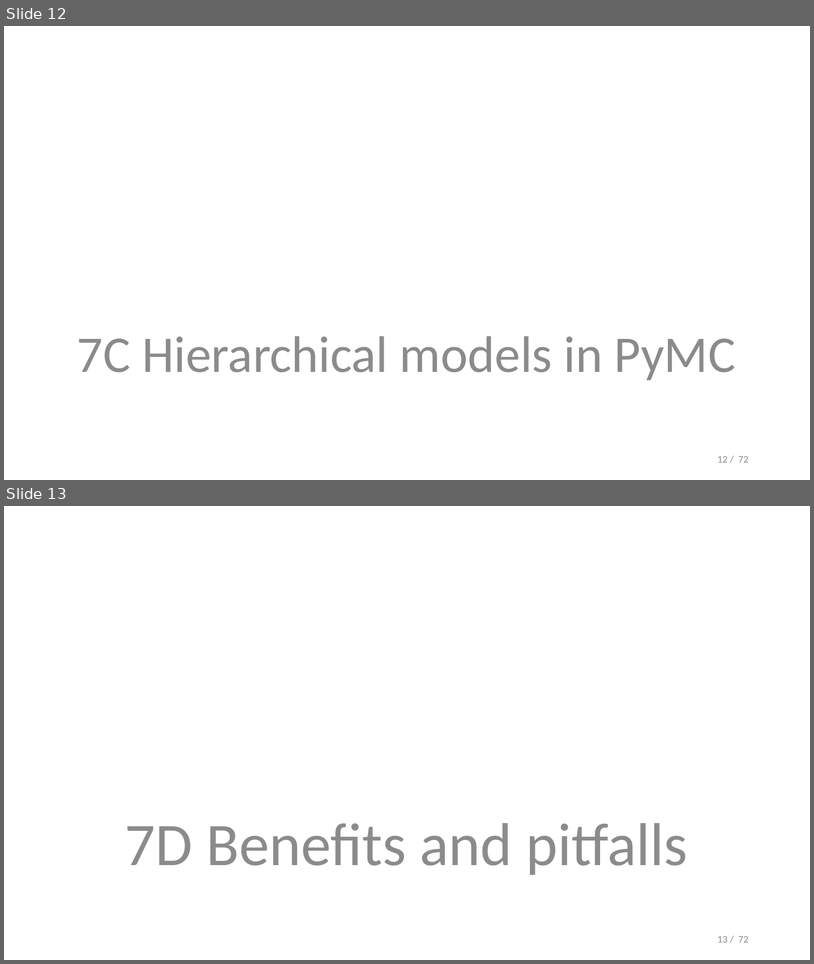
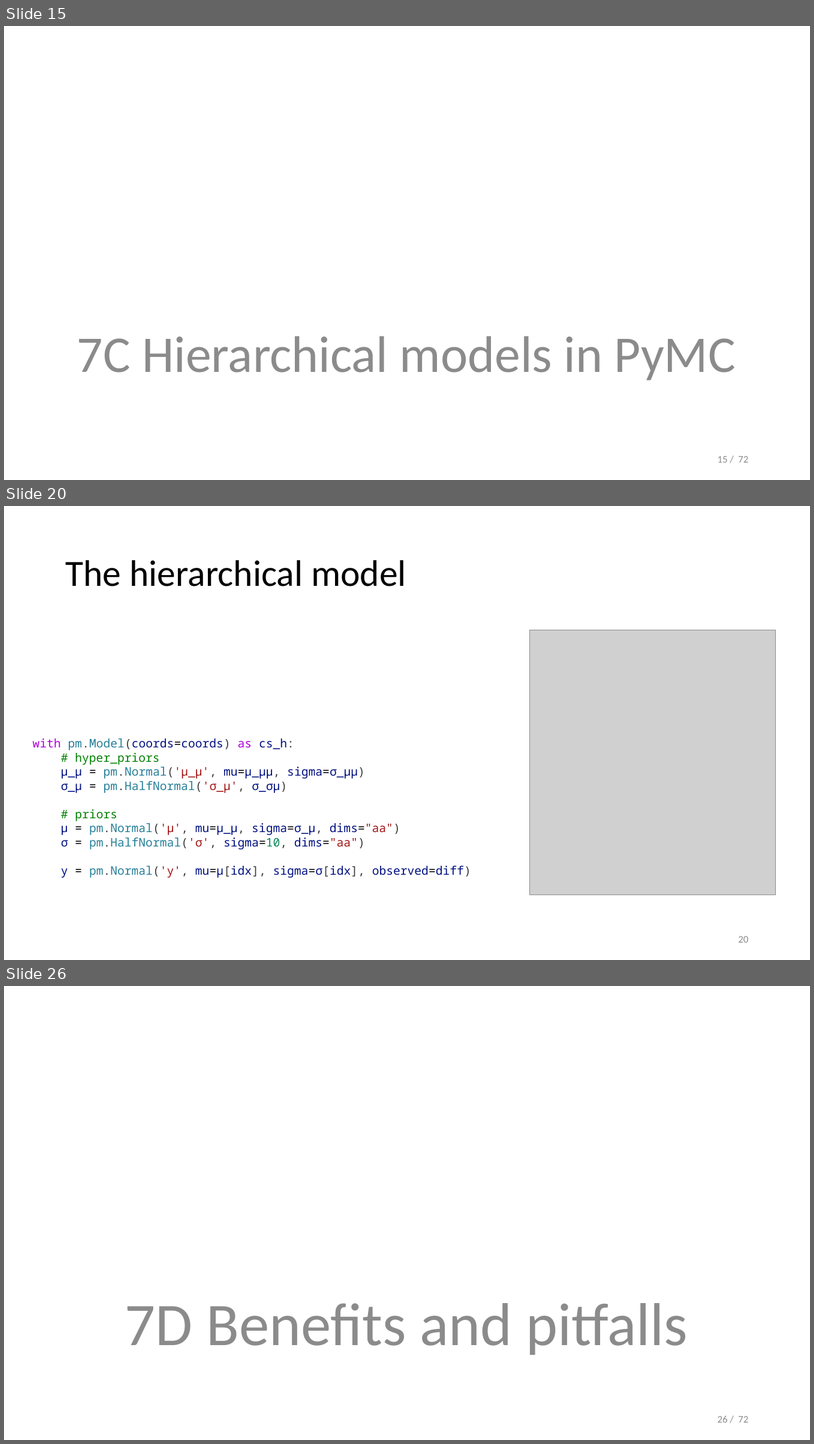
Before and after one commit to opherdonchin/StatisticalComputationAndAnalysis, a slide deck: Lectures/Lecture 7 Hierarchial models.pptx. Shown one above the other, each under a label of ours: slides 12 and 13 before the commit, slides 15, 20 and 26 after it; the slides between them are not shown. The pictures are 814x964 and 814x1444 pixels, drawn with LibreOffice and Linux fonts; fonts in the diff are those of the drawing; grey boxes stand for pictures. Boxes give left, top, right and bottom in pixels: in the first picture for what was removed or moved away, otherwise in the second. Text is boxed around its words. In the diff, an @@ line names an element or a change of style, - is before the commit and + after.

```diff
--- a/Lectures/Lecture 7 Hierarchial models.pptx
+++ b/Lectures/Lecture 7 Hierarchial models.pptx
@@ slide 20 added at [4,506,810,960], background #FFFFFF @@
@@ title added at [65,560,407,586], 44 pt, text #000000 @@
+The hierarchical model
@@ picture added at [530,630,777,895] @@
@@ text added at [33,738,471,877], 14 pt, text #001080 @@
+with pm.Model(coords=coords) as cs_h:
+# hyper_priors
+μ_μ = pm.Normal('μ_μ', mu=μ_μμ, sigma=σ_μμ)
+σ_μ = pm.HalfNormal('σ_μ', σ_σμ)
+# priors
+μ = pm.Normal('μ', mu=μ_μ, sigma=σ_μ, dims="aa")
+σ = pm.HalfNormal('σ', sigma=10, dims="aa")
+y = pm.Normal('y', mu=μ[idx], sigma=σ[idx], observed=diff)
@@ page number added at [738,936,749,942], 12 pt, text #8C8C8C @@
+20
@@ what was slide 12 is now slide 15 @@
@@ page number at [718,456,749,462]: text changed @@
-12 / 72
+15 / 72
@@ what was slide 13 is now slide 26 @@
@@ page number at [718,1416,749,1422]: text changed @@
-13 / 72
+26 / 72
```
Also in this commit, not shown: 3 slides changed, 13 other slides added, 1 slide removed, 7 other files.
